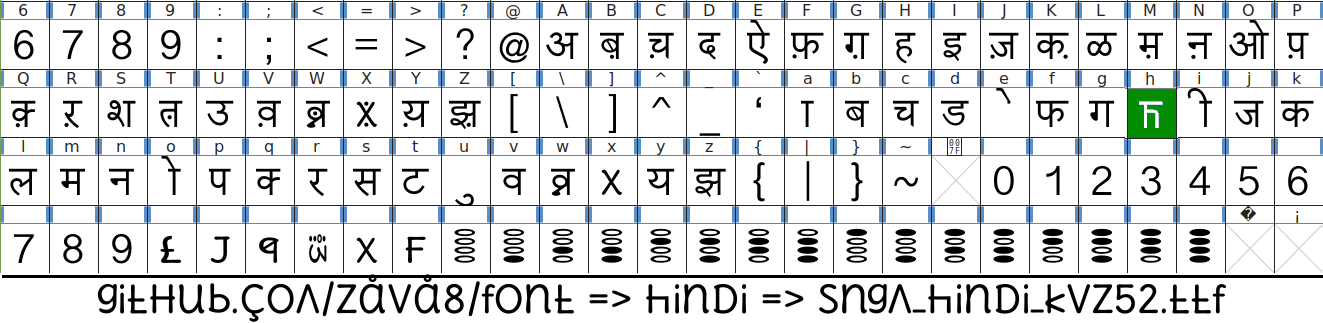
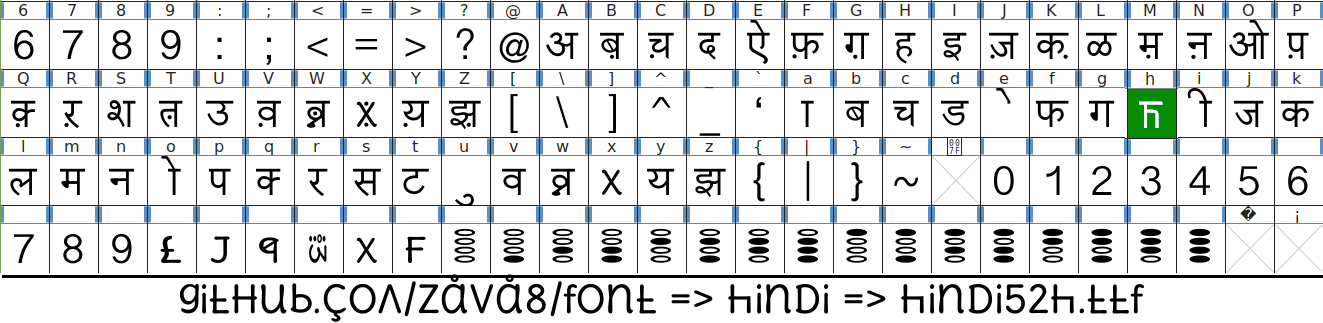
Two versions of the same layered image (1323x323). Layer-by-layer changes:
painted on "git(1000ms)" over [97, 274, 1226, 322]
